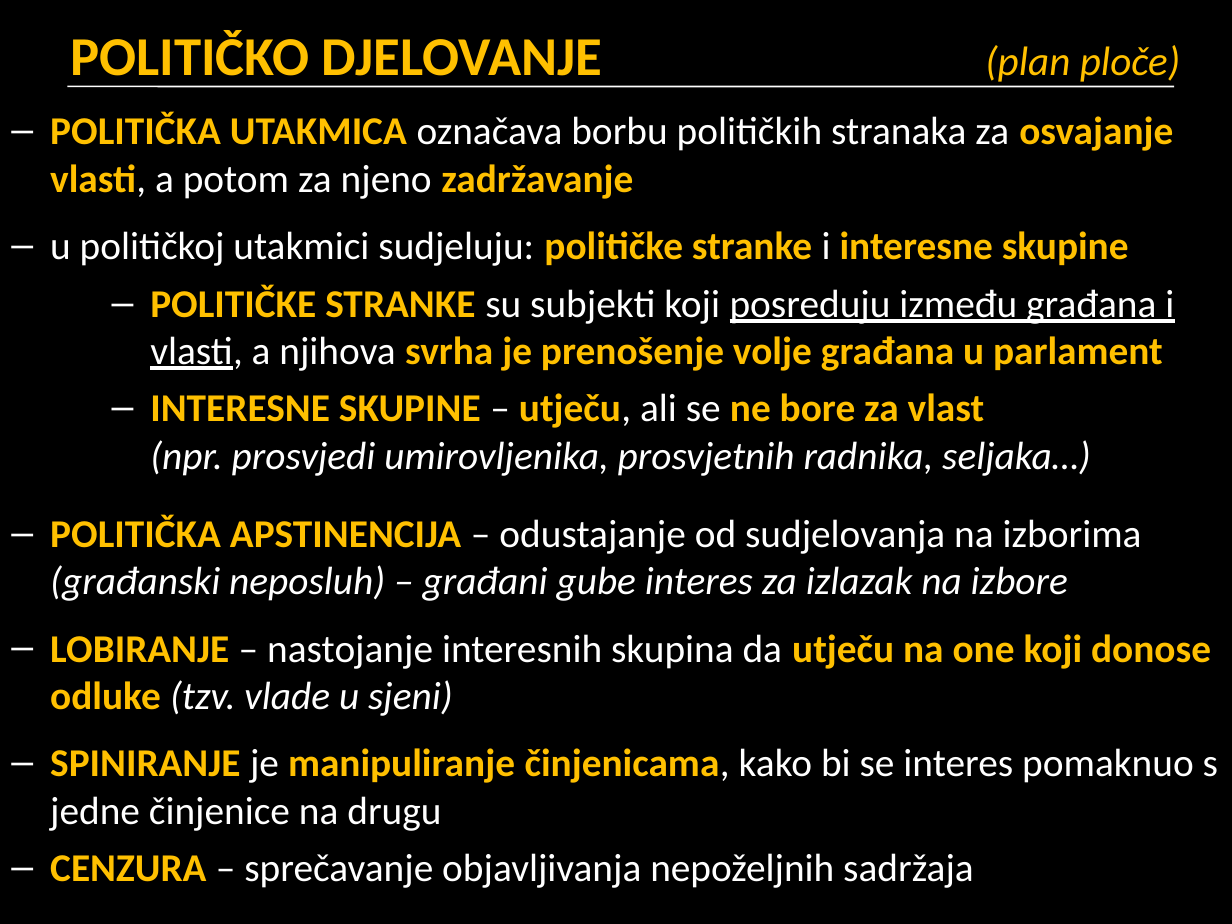
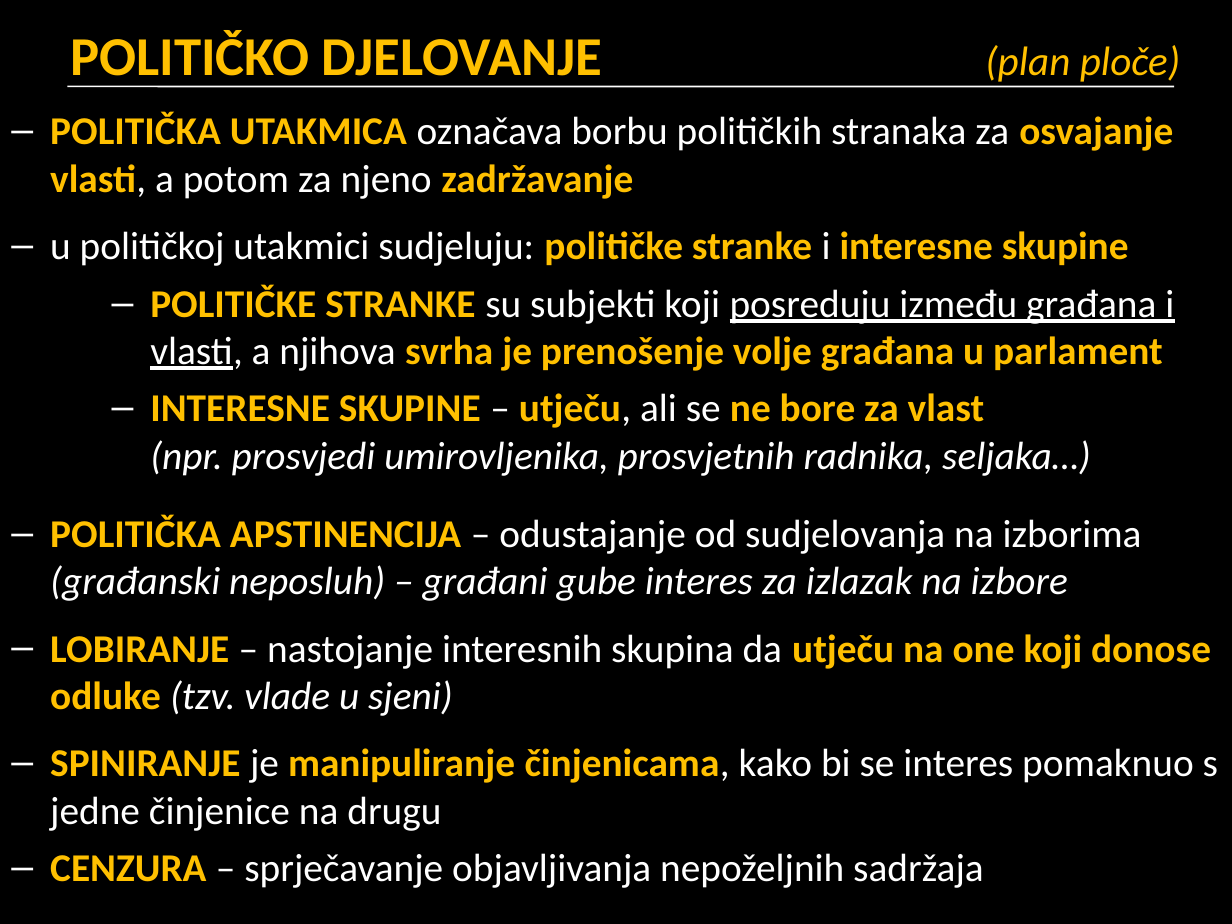
Before and after one commit to cornx/print, a slide deck: slide 36 of data/prezentacije/politika/001_UG_pojam_politike.pptx. Drawn at 1232x924 pixels with LibreOffice and Linux fonts; fonts in the diff are those of the drawing. Boxes give left, top, right and bottom in pixels: in the first picture for what was removed or moved away, otherwise in the second. Text is boxed around its words. In the diff, an @@ line names an element or a change of style, - is before the commit and + after.

```diff
--- a/data/prezentacije/politika/001_UG_pojam_politike.pptx
+++ b/data/prezentacije/politika/001_UG_pojam_politike.pptx
@@ text at box(50, 853, 984, 888): text changed @@
-– CENZURA – sprečavanje objavljivanja nepoželjnih sadržaja
+– CENZURA – sprječavanje objavljivanja nepoželjnih sadržaja
```
Also in this commit, not shown: 5 other slides changed.
